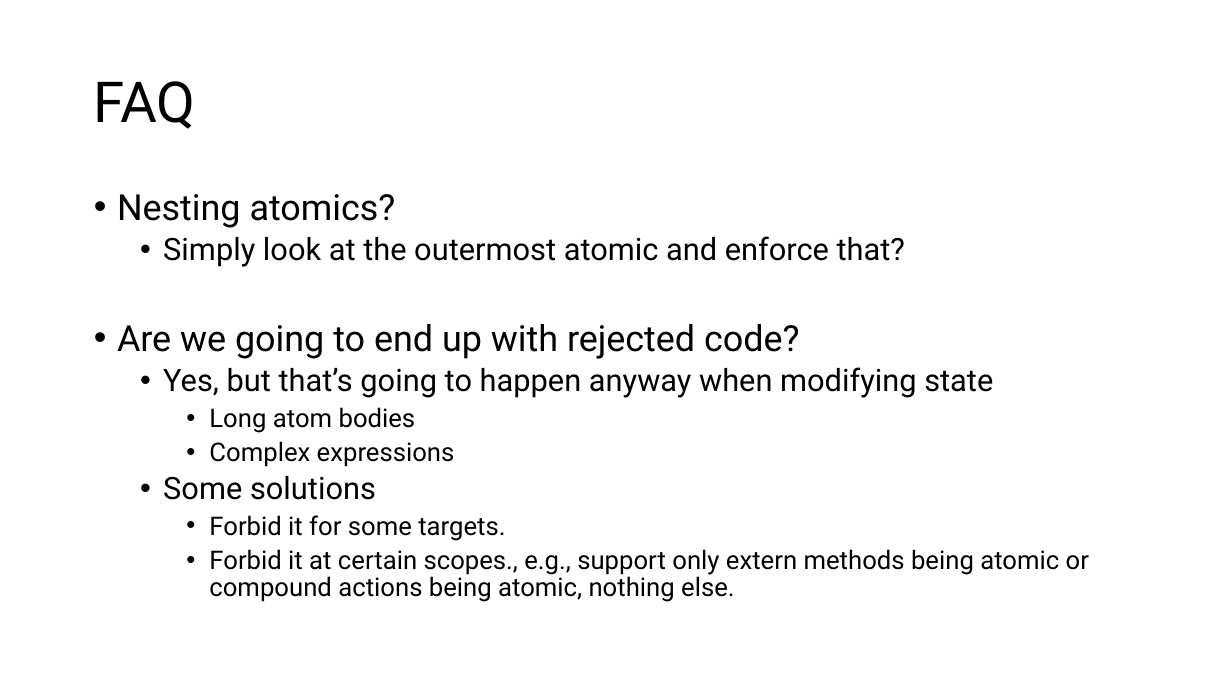
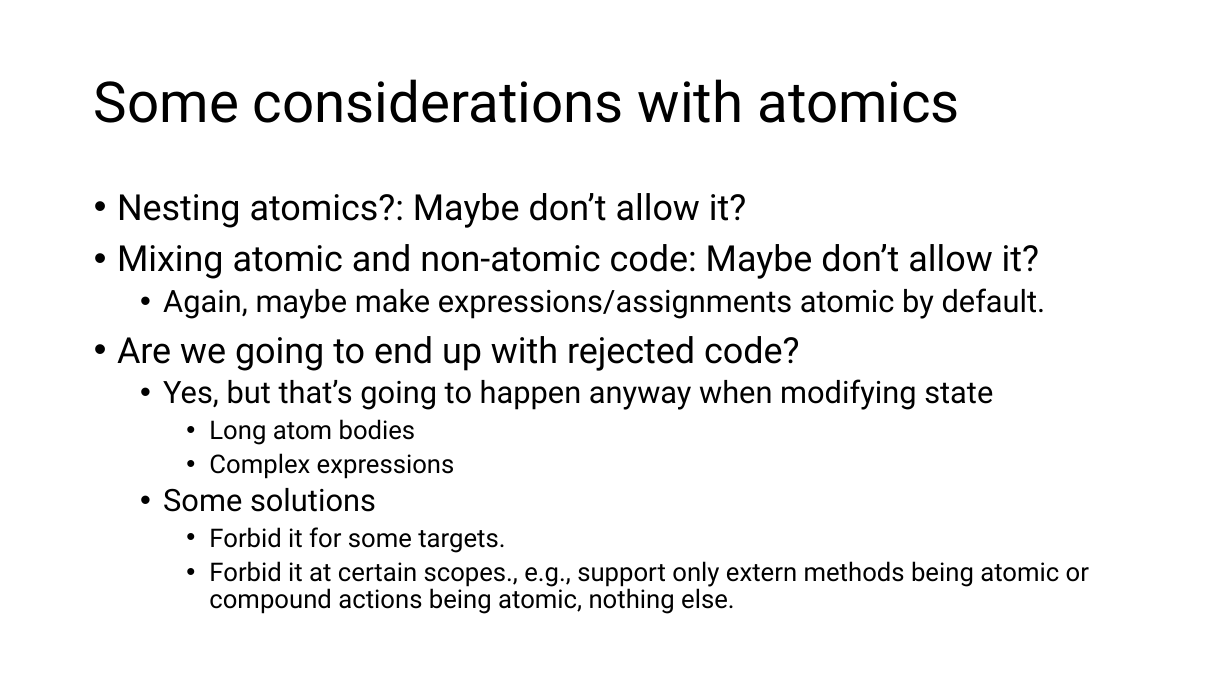
Before and after one commit to anirudhSK/p4-concurrency, a slide deck: slide 11 of p4_concurrency.pptx (slide 10 before the commit). Drawn at 1232x693 pixels with LibreOffice and Linux fonts; fonts in the diff are those of the drawing. Boxes give left, top, right and bottom in pixels: in the first picture for what was removed or moved away, otherwise in the second. Text is boxed around its words. In the diff, an @@ line names an element or a change of style, - is before the commit and + after.

```diff
--- a/p4_concurrency.pptx
+++ b/p4_concurrency.pptx
@@ title at [94, 79, 960, 123]: text changed @@
-FAQ
+Some considerations with atomics
@@ text at [117, 193, 1046, 319]: text changed; size 24 to 28 pt @@
-• Nesting atomics?
-  • Simply look at the outermost atomic and enforce that?
+• Nesting atomics?: Maybe don’t allow it?
+• Mixing atomic and non-atomic code: Maybe don’t allow it?
+  • Again, maybe make expressions/assignments atomic by default.
```
Also in this commit, not shown: 8 other slides changed, 1 slide added, 1 other file.
